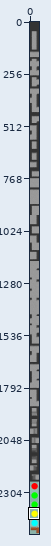
One commit to this sprite sheet: wwwroot/images/sprites.png. The picture above shows the old version from afar; the outline marks the close-up.
Close-up. Old version:
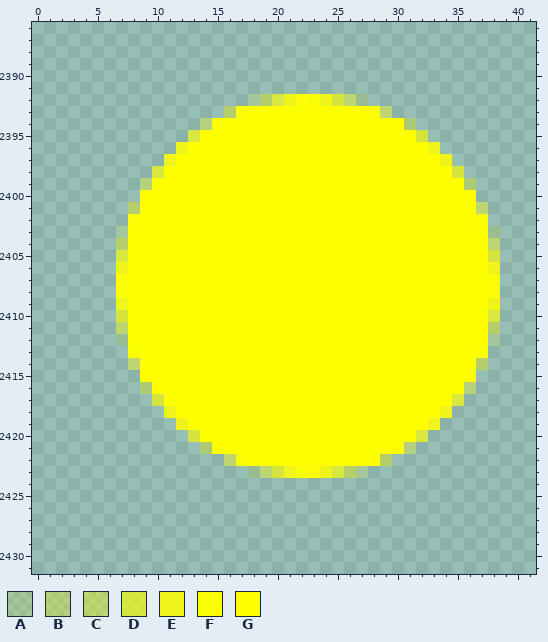
The file is 45x2507 pixels. Pixels under 10% opacity are left out. Colours within 5 levels of each other are drawn and written as one. Shown: x 0..41, y 2386..2431.
Palette (. is transparent): A #ffff0020  B #ffff004c  C #ffff005e  D #ffff00a3  E #ffff00d9  F #ffff00f7  G #ffff00
Pixels before, first column x 7:
2392 ...........ACDEFFEDCA...........
2393 .........CFGGGGGGGGGGFC.........
2394 .......BGGGGGGGGGGGGGGGGB.......
2395 ......DGGGGGGGGGGGGGGGGGGD......
2396 .....EGGGGGGGGGGGGGGGGGGGGE.....
2397 ....EGGGGGGGGGGGGGGGGGGGGGGE....
2398 ...DGGGGGGGGGGGGGGGGGGGGGGGGD...
2399 ..BGGGGGGGGGGGGGGGGGGGGGGGGGGB..
2400 ..GGGGGGGGGGGGGGGGGGGGGGGGGGGG..
2401 .CGGGGGGGGGGGGGGGGGGGGGGGGGGGGC.
2402 .FGGGGGGGGGGGGGGGGGGGGGGGGGGGGF.
2403 AGGGGGGGGGGGGGGGGGGGGGGGGGGGGGGA
2404 CGGGGGGGGGGGGGGGGGGGGGGGGGGGGGGC
2405 DGGGGGGGGGGGGGGGGGGGGGGGGGGGGGGD
2406 EGGGGGGGGGGGGGGGGGGGGGGGGGGGGGGE
2407 FGGGGGGGGGGGGGGGGGGGGGGGGGGGGGGF
2408 FGGGGGGGGGGGGGGGGGGGGGGGGGGGGGGF
2409 EGGGGGGGGGGGGGGGGGGGGGGGGGGGGGGE
2410 DGGGGGGGGGGGGGGGGGGGGGGGGGGGGGGD
2411 CGGGGGGGGGGGGGGGGGGGGGGGGGGGGGGC
2412 AGGGGGGGGGGGGGGGGGGGGGGGGGGGGGGA
2413 .FGGGGGGGGGGGGGGGGGGGGGGGGGGGGF.
2414 .CGGGGGGGGGGGGGGGGGGGGGGGGGGGGC.
2415 ..GGGGGGGGGGGGGGGGGGGGGGGGGGGG..
2416 ..BGGGGGGGGGGGGGGGGGGGGGGGGGGB..
2417 ...DGGGGGGGGGGGGGGGGGGGGGGGGD...
2418 ....EGGGGGGGGGGGGGGGGGGGGGGE....
2419 .....EGGGGGGGGGGGGGGGGGGGGE.....
2420 ......DGGGGGGGGGGGGGGGGGGD......
2421 .......BGGGGGGGGGGGGGGGGB.......
2422 .........CFGGGGGGGGGGFC.........
2423 ...........ACDEFFEDCA...........
Once edited:
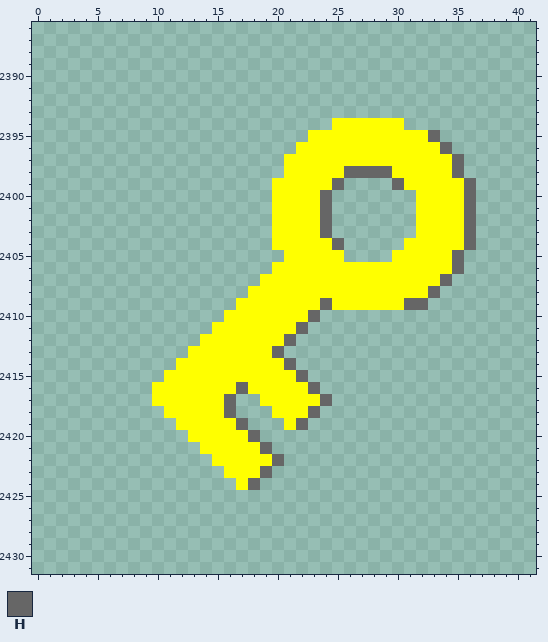
Colours new in this view: H #666666
The exact change:
Changed rows in their new state; - is an unchanged pixel.
first column x 7:
2392 -----------..........-----------
2393 ---------..............---------
2394 -------...........------.-------
2395 ------..........---------GH-----
2396 -----..........-----------GH----
2397 ----..........-------------GH---
2398 ---...........-----HHHH-----H---
2399 --...........-----H....H-----H--
2400 --...........----H.......----H--
2401 -............----H.......----H.-
2402 -............----H.......----H.-
2403 .............----H.......----H..
2404 .............-----H.....-----H..
2405 ..............-----....-----H...
2406 .............---------------H...
2407 ............---------------H....
2408 ...........---------------H.....
2409 ..........-------H------HH......
2410 .........-------H...............
2411 ........-------H................
2412 .......-------H.................
2413 -.....-------H.................-
2414 -....---------H................-
2415 --..-----------H..............--
2416 --.-------H-----H.............--
2417 ---G-----H..-----H...........---
2418 ----G----H...---H...........----
2419 -----G----H...-H...........-----
2420 ------G----H..............------
2421 -------G----H............-------
2422 --------GGG--H.........---------
2423 ---------GGGH........-----------
2424 ----------GH--------------------
Changed places in both close-ups, as pixel boxes (x1, y1, x2, y2):
changed: (116, 94, 500, 490)
